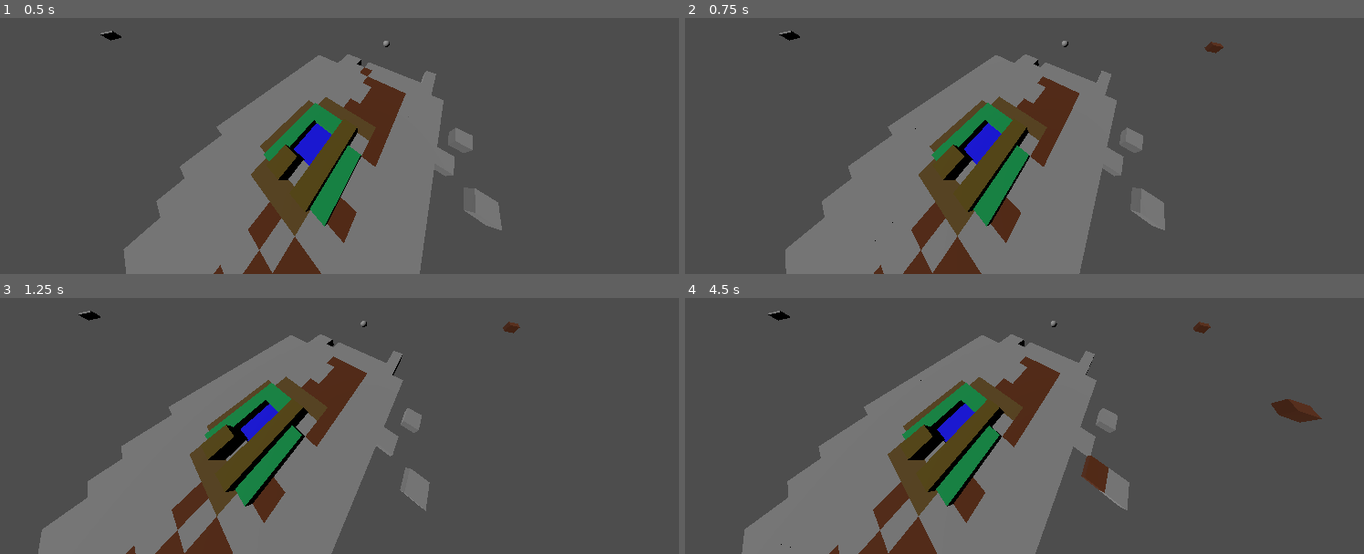
Above: before the commit, frames 1-4 (two rows, left to right).
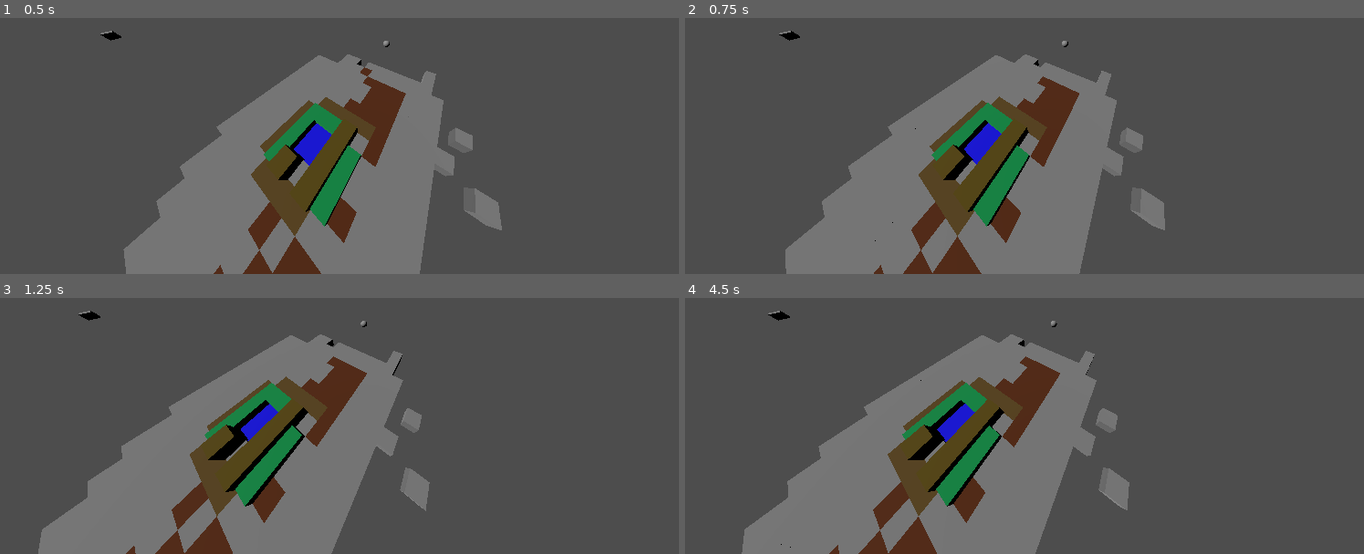
Above: after the commit, the same moments.

Repository: 100-Devs-1-Game/AsteroidFarming
Game: Godot game, scene res://scenes/main_scene.tscn
The game is run twice, just before and just after one commit, with the same random seed, the same clock (stepped at 60 frames per second) and the same inputs.
Inputs (mouse positions are in pixels of both pictures, inside the frame that each line leads up to):
- Up to frame 1 (0.5 s): no input
- Up to frame 2 (0.75 s): tap Enter at 0.5 s; move the mouse to (1207, 48) at 0.52 s; hold D (move_right) from 0.53 s (still down); click (1207, 48) at 0.67 s
- Up to frame 3 (1.25 s): keep holding D (move_right)
- Up to frame 4 (4.5 s): move the mouse to (902, 369) at 1.27 s; release D (move_right) at 1.28 s; hold S (move_back) 1.28-2.03 s; move the mouse to (outside the picture) at 2.02 s; hold D (move_right) 2.03-2.78 s; move the mouse to (1010, 431) at 2.77 s; hold W (move_forward) 2.78-3.53 s; click (1010, 431) at 2.92 s; move the mouse to (1268, 410) at 3.52 s; hold A (move_left) from 3.53 s (still down); move the mouse to (outside the picture) at 4.27 s

Frame 1 is identical in both runs. In frame 2, less than 0.1% of the frame differs, in the area x 76-80%, y 9-14%; in frame 3, less than 0.1%; in frame 4, 0.8%, in the area x 58-94%, y 9-77%.

Commit message:
set up data structures for cycle-based random changes of tiles

Diff:
--- a/src/scenes/farm.gd
+++ b/src/scenes/farm.gd
@@ -1,8 +1,9 @@
 class_name Farm extends GridMap
-
 
 var cur_coords:=Vector3i.UP*9001
 var cur_stored:bool=false
+var _element_dict:Dictionary[int,FarmElement]
+var tool:int=-1
 
 @export var true_gridmap:GridMap
 # Called when the node enters the scene tree for the first time.
@@ -16,6 +17,10 @@
 		var value:=true_gridmap.get_cell_item(coords)
 		var orientation:=true_gridmap.get_cell_item_orientation(coords)
 		self.set_cell_item(coords,value,orientation)
+	for child in self.get_children():
+		if is_instance_of(child,FarmElement):
+			var el:FarmElement=child
+			self._element_dict[el.type]=el
 
 
 # Called every frame. 'delta' is the elapsed time since the previous frame.
@@ -47,4 +52,10 @@
 	cur_stored=not cur_stored
 
 func determine_change(cell:Vector3i)->int:
-	return 1
+	var cur:=true_gridmap.get_cell_item(cell)
+	if cur not in self._element_dict:
+		return cur
+	var element:FarmElement=self._element_dict.get(cur)
+	var res:int=element.manual_change(FarmConstants.TOOL.NOTHING)
+	print(cur,res)
+	return res
--- a/src/scenes/main_scene.tscn
+++ b/src/scenes/main_scene.tscn
@@ -1,8 +1,9 @@
-[gd_scene load_steps=7 format=3 uid="uid://bpfx6pu5068uy"]
+[gd_scene load_steps=8 format=3 uid="uid://bpfx6pu5068uy"]
 
 [ext_resource type="Script" uid="uid://qmqny13dn51b" path="res://scenes/main_camera.gd" id="1_pw63i"]
 [ext_resource type="MeshLibrary" uid="uid://dj2gwxmun3byt" path="res://assets/tiles/TestMeshLibrary.tres" id="1_w2twt"]
 [ext_resource type="Script" uid="uid://cyikgmoxhotjh" path="res://scenes/farm.gd" id="3_7ykc4"]
+[ext_resource type="Script" uid="uid://71jxb0tokcx4" path="res://scripts/farm_element.gd" id="4_pu3yx"]
 
 [sub_resource type="SphereMesh" id="SphereMesh_7ykc4"]
 
@@ -28,7 +29,6 @@
 metadata/_editor_floor_ = Vector3(0, 0, 0)
 
 [node name="TrueGridMap" type="GridMap" parent="GridMap"]
-visible = false
 mesh_library = ExtResource("1_w2twt")
 cell_size = Vector3(1, 1, 1)
 data = {
@@ -36,9 +36,18 @@
 }
 metadata/_editor_floor_ = Vector3(0, 0, 0)
 
-[node name="Timer" type="Timer" parent="GridMap"]
+[node name="Select Timer" type="Timer" parent="GridMap"]
 wait_time = 0.25
 autostart = true
+
+[node name="Cycle Timer" type="Timer" parent="GridMap"]
+wait_time = 0.25
+autostart = true
+
+[node name="FarmElement" type="Node3D" parent="GridMap"]
+script = ExtResource("4_pu3yx")
+default_tool_transition = 1
+metadata/_custom_type_script = "uid://71jxb0tokcx4"
 
 [node name="DirectionalLight3D" type="DirectionalLight3D" parent="."]
 transform = Transform3D(0.710026, 0.546721, -0.443801, 0, 0.630242, 0.776399, 0.704176, -0.551263, 0.447488, 17.8139, 8.63472, 0)
@@ -56,4 +65,4 @@
 [node name="CollisionShape3D" type="CollisionShape3D" parent="Area3D"]
 shape = SubResource("BoxShape3D_7ykc4")
 
-[connection signal="timeout" from="GridMap/Timer" to="GridMap" method="toggle_hide"]
+[connection signal="timeout" from="GridMap/Select Timer" to="GridMap" method="toggle_hide"]
--- /dev/null
+++ b/src/scripts/farm_constants.gd
@@ -0,0 +1,16 @@
+class_name FarmConstants extends Node
+
+
+enum TILE {
+	REGOLITH,
+	DIRT,
+	SOIL,
+	VIRUS,
+	WATER,
+	START_WHEAT,
+	END_WHEAT
+}
+
+enum TOOL {
+	NOTHING
+}
--- /dev/null
+++ b/src/scripts/farm_element.gd
@@ -0,0 +1,21 @@
+class_name FarmElement extends Node3D
+
+@export var type:FarmConstants.TILE
+@export var next_element:FarmConstants.TILE
+@export var next_element_factors:Dictionary[FarmConstants.TILE,float]
+@export var transitions:Array[FarmElementTransition]
+@export var default_tool_transition:FarmConstants.TILE
+
+func _ready() -> void:
+	return
+
+func manual_change(tool:FarmConstants.TOOL):
+	return default_tool_transition
+
+func auto_change(relevant_elements:Dictionary[FarmConstants.TILE,int])->FarmConstants.TILE:
+	var res:=self.type
+	for transition in self.transitions:
+		res=transition.decide(res,relevant_elements)
+		if res!=self.type:
+			break
+	return res
--- /dev/null
+++ b/src/scripts/farm_element_transition.gd
@@ -0,0 +1,17 @@
+class_name FarmElementTransition extends Node3D
+
+@export var target:FarmConstants.TILE
+@export var base:float
+@export var modifiers:Dictionary[FarmConstants.TILE,float]
+
+func decide(start:FarmConstants.TILE,relevant_elements:Dictionary[FarmConstants.TILE,int]):
+	var odds:=base
+	for type in relevant_elements:
+		var count:=relevant_elements[type]
+		var modifier:float=modifiers.get(type,0.0)
+		modifier*=count
+		odds+=modifier
+	var decision:=randf()
+	if decision>odds:
+		return self.target
+	return base
Not shown, added: src/scripts/farm_constants.gd.uid
Not shown, added: src/scripts/farm_element.gd.uid
Not shown, added: src/scripts/farm_element_transition.gd.uid
